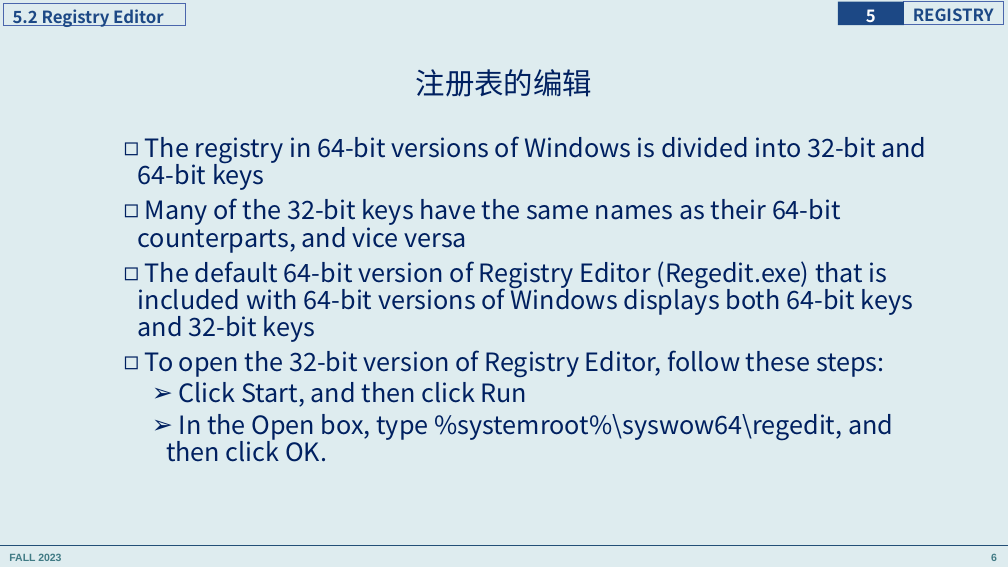
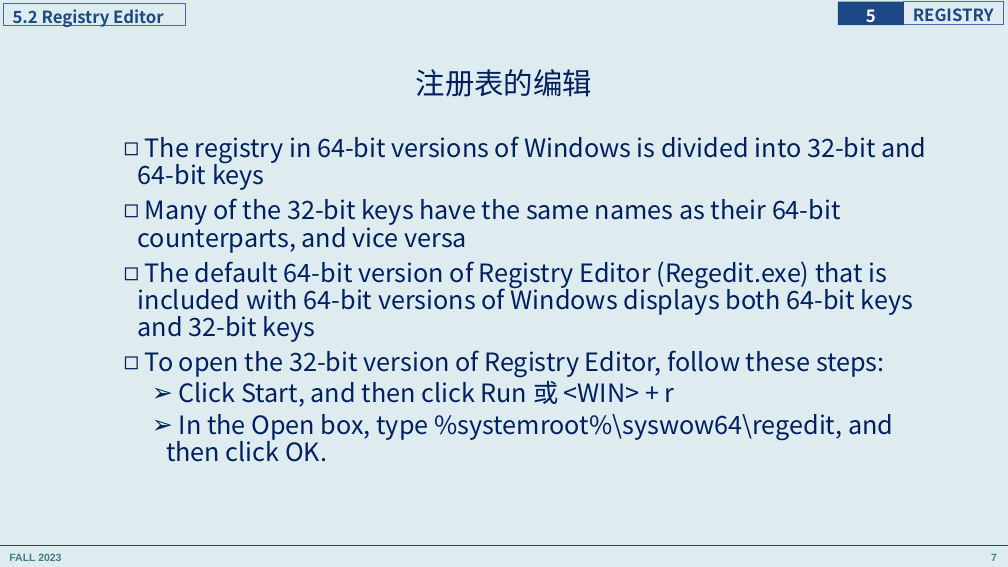
Before and after one commit to principleWindows/win-principle-2023, a slide deck: slide 7 of slides/instruction/principleWindows_5.pptx (slide 6 before the commit). Drawn at 1008x567 pixels with LibreOffice and Linux fonts; fonts in the diff are those of the drawing. Boxes give left, top, right and bottom in pixels: in the first picture for what was removed or moved away, otherwise in the second. Text is boxed around its words. In the diff, an @@ line names an element or a change of style, - is before the commit and + after.

```diff
--- a/slides/instruction/principleWindows_5.pptx
+++ b/slides/instruction/principleWindows_5.pptx
@@ text at [179,377,675,407]: text changed @@
-  ➢ Click Start, and then click Run
+  ➢ Click Start, and then click Run 或 <WIN> + r
@@ page number at [991,554,997,561]: text changed @@
-6
+7
```
Also in this commit, not shown: 3 other slides changed, 8 other files.
